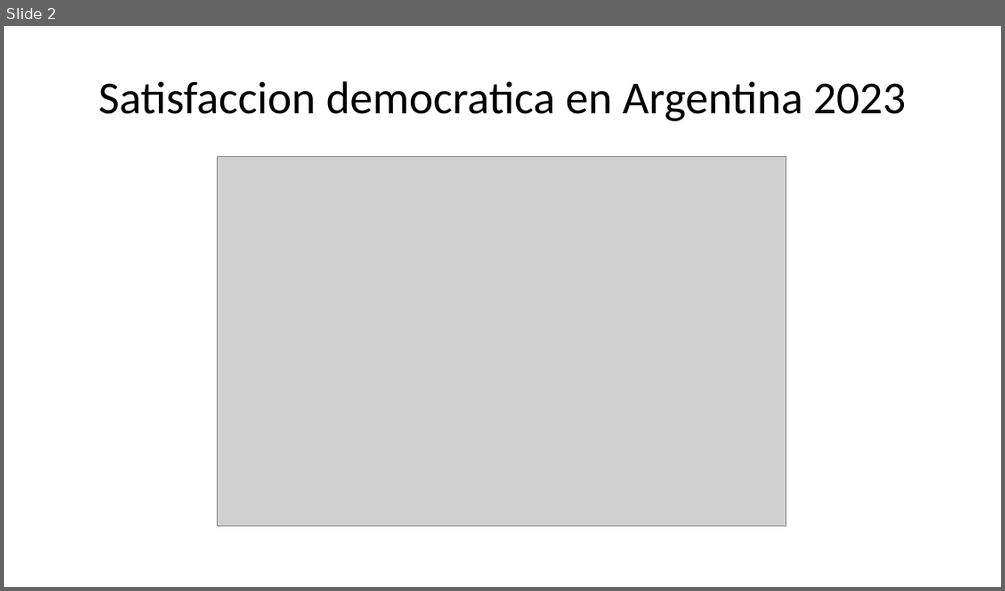
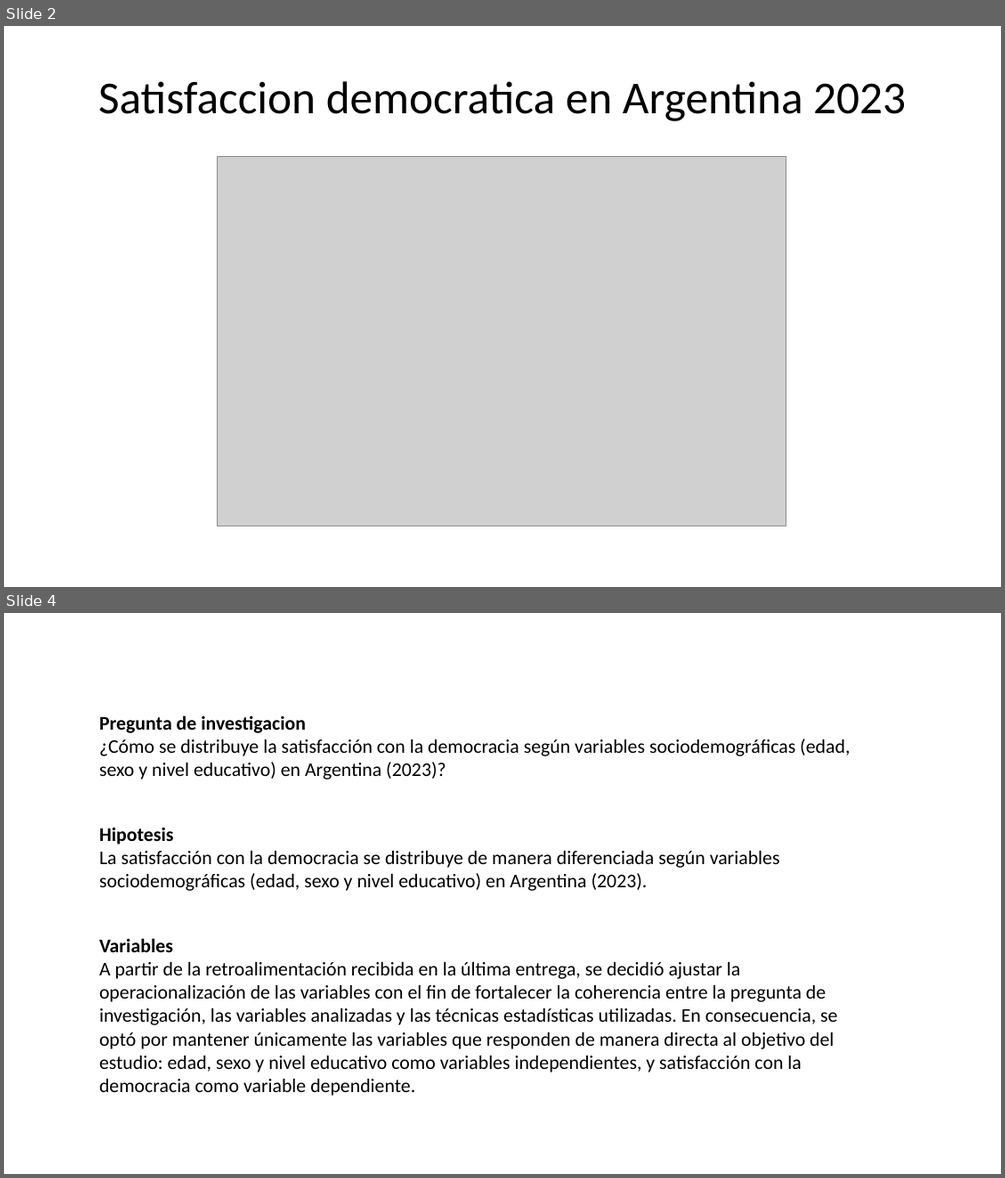
Before and after one commit to Evacarolinaa/trabajo-2, a slide deck: procesamiento/trabajo2.pptx. Shown one above the other, each under a label of ours: slide 2 before the commit, slides 2 and 4 after it; the slides between them are not shown. The pictures are 1005x591 and 1005x1178 pixels, drawn with LibreOffice and Linux fonts; fonts in the diff are those of the drawing; grey boxes stand for pictures. Boxes give left, top, right and bottom in pixels: in the first picture for what was removed or moved away, otherwise in the second. Text is boxed around its words. In the diff, an @@ line names an element or a change of style, - is before the commit and + after.

```diff
--- a/procesamiento/trabajo2.pptx
+++ b/procesamiento/trabajo2.pptx
@@ slide 4 added at box(4, 613, 1001, 1174), background #FFFFFF @@
@@ text added at box(99, 715, 850, 1095), 14 pt, text #000000 @@
+Pregunta de investigacion
+¿Cómo se distribuye la satisfacción con la democracia según variables sociodemográficas (edad, sexo y nivel educativo) en Argentina (2023)?
+Hipotesis
+La satisfacción con la democracia se distribuye de manera diferenciada según variables sociodemográficas (edad, sexo y nivel educativo) en Argentina (2023).
+Variables
+A partir de la retroalimentación recibida en la última entrega, se decidió ajustar la operacionalización de las variables con el fin de fortalecer la coherencia entre la pregunta de investigación, las variables analizadas y las técnicas estadísticas utilizadas. En consecuencia, se optó por mantener únicamente las variables que responden de manera directa al objetivo del estudio: edad, sexo y nivel educativo como variables independientes, y satisfacción con la democracia como variable dependiente.
```
Also in this commit, not shown: 8 slides changed, 1 other slide added.
